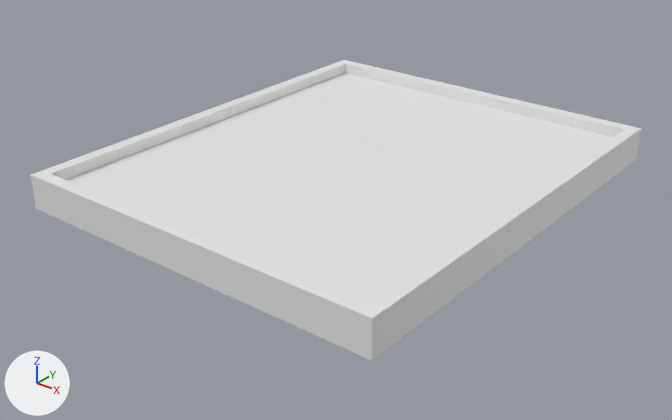
One commit to the FBX model SBIG/Assets/_Content/Art/Enviroment/CropBox.fbx: the scene before it, then after it.
Rendered twice from a camera (50 mm lens) standing at (2.0, -2.61, 1.48) and looking at (-0.01, -0.1, -0.08). Lighting does not change. The marker at lower left points along +X, +Y and +Z. Where no turn or scale is listed for an object, it has been applied to the vertices.

The scene before the commit, as lines of its bpy script (objects in view):
```python
me_mesh = bpy.data.meshes.new('Mesh')
me_mesh.from_pydata(...)  # 90 vertices, 88 faces; spans x -0.76..0.76, y -0.91..0.91, z 0.0..0.13
ob_cropbox = bpy.data.objects.new('CropBox', me_mesh)
ob_cropbox.location = (0.0, 0.0, 0.0)
```
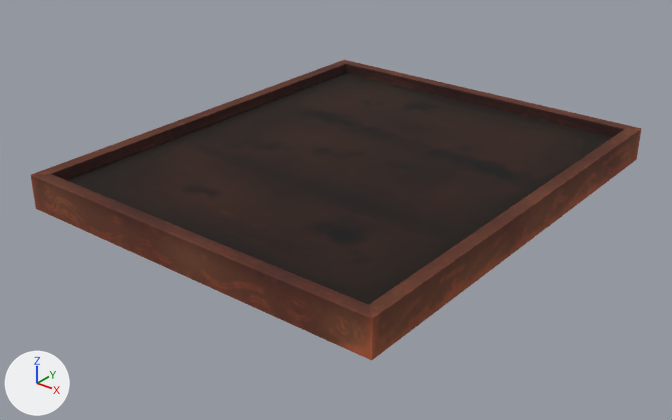
What changed in the scene script:
```text
Add img_cropbox_defaultmaterial_basecolor_png:
    img_cropbox_defaultmaterial_basecolor_png = load_image('CropBox_DefaultMaterial_BaseColor.png', '../Textures/CropBox_DefaultMaterial_BaseColor.png', 1024, 1024, 'sRGB')
Add mat_aistandardsurface3:
    mat_aistandardsurface3 = principled_material('aiStandardSurface3')
    mat_aistandardsurface3.texture = img_cropbox_defaultmaterial_basecolor_png
    mat_aistandardsurface3.roughness = 1.0
Change me_mesh:
    where me_mesh.from_pydata(...)  # 90 vertices, 88 faces; spans x -0.76..0.76, y -0.91..0.91, z 0.0..0.13
    add me_mesh.materials.append(mat_aistandardsurface3)  # picture img_cropbox_defaultmaterial_basecolor_png
```

Changed parts and their boxes [x1, y1, x2, y2] in the pictures (672 x 420 px):
'CropBox', recoloured (white to brown)
    both: [31, 60, 641, 361]
